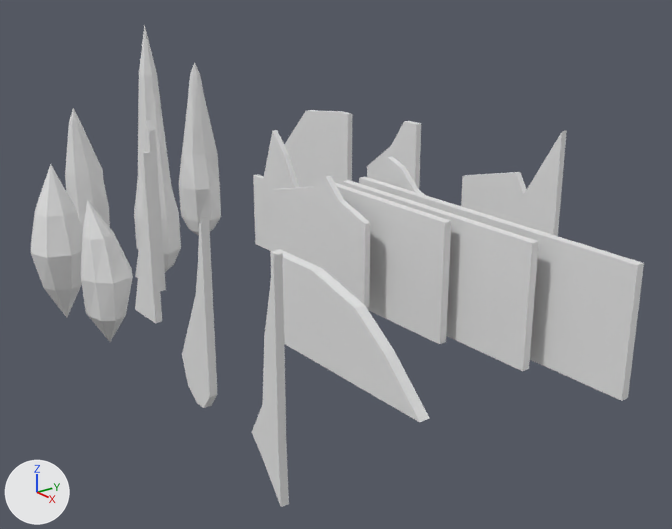
The Blender file Assets/Scenes/Blender_Walls.blend, before and after one commit.
Before and after are seen from a camera (50 mm lens) standing at (18.23, -14.47, 8.43) and looking at (1.64, -1.61, 0.87). Lighting does not change. The marker at lower left points along +X, +Y and +Z.

The first picture shows 'Pillar01', 'Pillar02', 'Pillar03', 'Pillar05', 'Wall01', 'Wall02', 'Wall08', 'Wall09', 'Wall11', 'WallSimple01', 'WallSimple02', 'WallSimple03'.
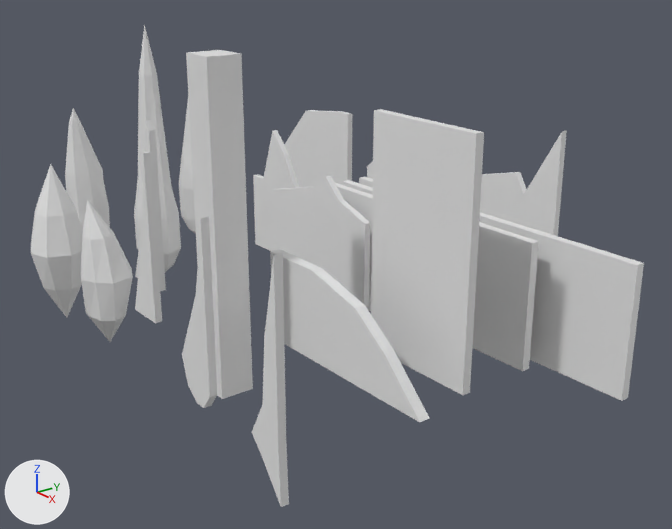
Where the change shows, as pixel boxes [x1, y1, x2, y2] in the pictures (672 x 529 px):
'WallVertical01', added
    after: [371, 109, 484, 395]
'SquarePillar01', added
    after: [186, 50, 253, 399]
'WallSimple01', unchanged, covered by the edit
    before: [335, 183, 451, 344]
    after: [335, 183, 373, 311]
'Pillar05', unchanged, covered by the edit
    before: [179, 62, 221, 235]
    after: [179, 98, 196, 233]
'Wall05', unchanged, covered by the edit
    before: [367, 121, 421, 189]
    after: [367, 161, 373, 179]

Edits to the bpy script that builds the scene:
```text
Add me_cube_023:
    me_cube_023.from_pydata(...)  # a box spanning x 0.35..3.11, y -0.1..0.09, z -0.89..4.17
Add me_cube_022:
    me_cube_022.from_pydata(...)  # a box spanning x -0.38..0.38, y -0.38..0.38, z -1.0..6.06
Add ob_wallvertical01:
    ob_wallvertical01 = bpy.data.objects.new('WallVertical01', me_cube_023)
    ob_wallvertical01.location = (4.0, -2.68, 0.92)
    ob_wallvertical01.rotation_euler = (0.0, 0.000523, 0.0)  # degrees (0, 0, 0)
Add ob_squarepillar01:
    ob_squarepillar01 = bpy.data.objects.new('SquarePillar01', me_cube_022)
    ob_squarepillar01.location = (2.59, -5.27, 0.14)
```
